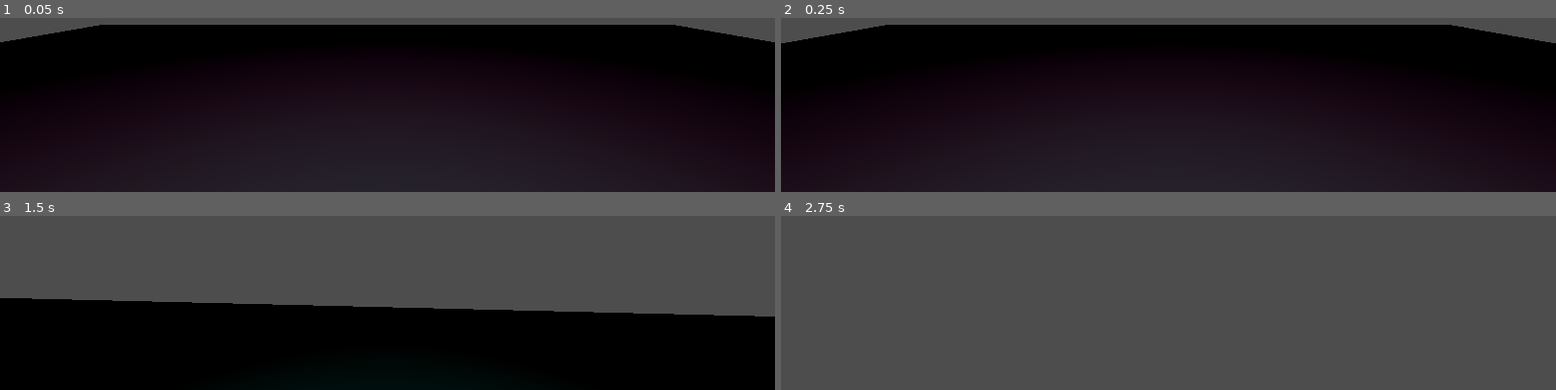
Above: before the commit, frames 1-4 (two rows, left to right).
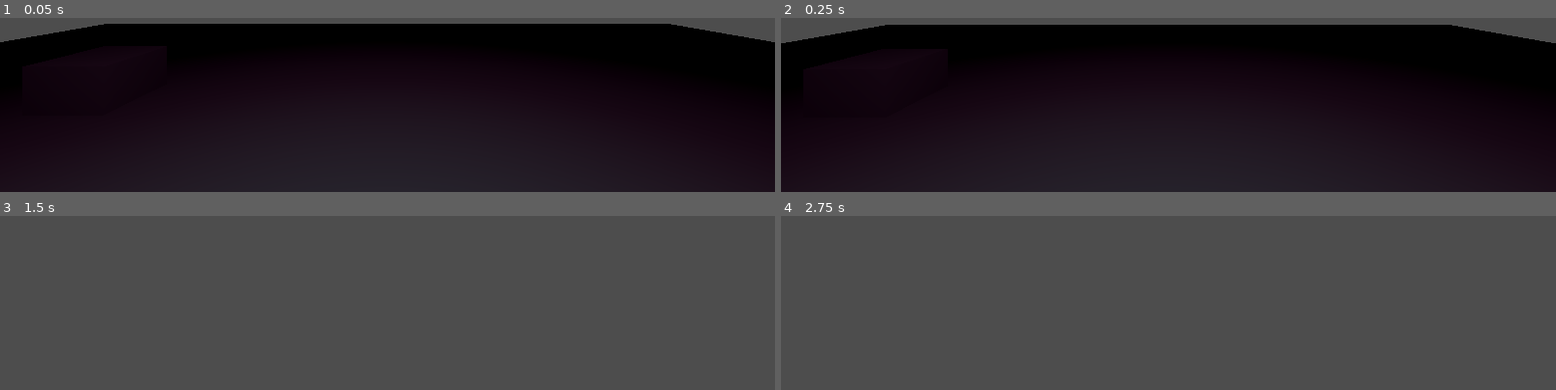
Above: after the commit, the same moments.

Repository: brown121407/Arachnomisia
Game: Godot game, scene res://map_1.tscn
Same seed, same stepped clock (60 frames per second), same inputs: the game is played once before the commit and once after it.
Inputs (mouse positions are in pixels of both pictures, inside the frame that each line leads up to):
- Up to frame 1 (0.05 s): no input
- Up to frame 2 (0.25 s): no input
- Up to frame 3 (1.5 s): move the mouse to (outside the picture) at 0.52 s; hold Shift (sprint, bound only after the commit) 0.53-1.28 s; hold W (move_forward) from 0.53 s (still down); click (outside the picture) at 0.67 s; tap Space (jump) at 0.77, 0.8, 1.07, 1.35 s; move the mouse to (outside the picture) at 1.27 s
- Up to frame 4 (2.75 s): keep holding W (move_forward); tap Space (jump) at 1.52, 1.82, 2.3 s; tap Shift (sprint, bound only after the commit) at 1.55 s; move the mouse to (outside the picture) at 2.02 s; hold Shift (sprint, bound only after the commit) from 2.03 s (still down)

The runs differ from the first frame. In frame 1, 0.4% of the frame differs, in the area x 1-99%, y 3-14%; in frame 2, less than 0.1%; in frame 3, 48%, in the area x 0-100%, y 47-100%; in frame 4, nothing differs.

Commit message:
Add sprinting.

Diff:
--- a/map_1.tscn
+++ b/map_1.tscn
@@ -1,10 +1,15 @@
-[gd_scene load_steps=4 format=3 uid="uid://c6ak6j3ou6doy"]
+[gd_scene load_steps=6 format=3 uid="uid://c6ak6j3ou6doy"]
 
 [ext_resource type="PackedScene" uid="uid://713qjy160bnc" path="res://player.tscn" id="1_a2jjd"]
 
 [sub_resource type="BoxMesh" id="BoxMesh_l86vn"]
 
 [sub_resource type="ConcavePolygonShape3D" id="ConcavePolygonShape3D_7hrqu"]
+data = PackedVector3Array(-0.5, 0.5, 0.5, 0.5, 0.5, 0.5, -0.5, -0.5, 0.5, 0.5, 0.5, 0.5, 0.5, -0.5, 0.5, -0.5, -0.5, 0.5, 0.5, 0.5, -0.5, -0.5, 0.5, -0.5, 0.5, -0.5, -0.5, -0.5, 0.5, -0.5, -0.5, -0.5, -0.5, 0.5, -0.5, -0.5, 0.5, 0.5, 0.5, 0.5, 0.5, -0.5, 0.5, -0.5, 0.5, 0.5, 0.5, -0.5, 0.5, -0.5, -0.5, 0.5, -0.5, 0.5, -0.5, 0.5, -0.5, -0.5, 0.5, 0.5, -0.5, -0.5, -0.5, -0.5, 0.5, 0.5, -0.5, -0.5, 0.5, -0.5, -0.5, -0.5, 0.5, 0.5, 0.5, -0.5, 0.5, 0.5, 0.5, 0.5, -0.5, -0.5, 0.5, 0.5, -0.5, 0.5, -0.5, 0.5, 0.5, -0.5, -0.5, -0.5, 0.5, 0.5, -0.5, 0.5, -0.5, -0.5, -0.5, 0.5, -0.5, 0.5, 0.5, -0.5, -0.5, -0.5, -0.5, -0.5)
+
+[sub_resource type="BoxMesh" id="BoxMesh_ppfgr"]
+
+[sub_resource type="ConcavePolygonShape3D" id="ConcavePolygonShape3D_hhpoc"]
 data = PackedVector3Array(-0.5, 0.5, 0.5, 0.5, 0.5, 0.5, -0.5, -0.5, 0.5, 0.5, 0.5, 0.5, 0.5, -0.5, 0.5, -0.5, -0.5, 0. …(500 unchanged characters)…
 
 [node name="Map1" type="Node3D"]
@@ -25,3 +30,77 @@
 
 [node name="Player" parent="." instance=ExtResource("1_a2jjd")]
 transform = Transform3D(1, 0, 0, 0, 1, 0, 0, 0, 1, 0, 1, 0)
+
+[node name="Obstacles" type="Node3D" parent="."]
+
+[node name="MeshInstance3D" type="MeshInstance3D" parent="Obstacles"]
+transform = Transform3D(1, 0, 0, 0, 0.6, 0, 0, 0, 1, -4, 0.257517, -4)
+mesh = SubResource("BoxMesh_ppfgr")
+
+[node name="StaticBody3D" type="StaticBody3D" parent="Obstacles/MeshInstance3D"]
+
+[node name="CollisionShape3D" type="CollisionShape3D" parent="Obstacles/MeshInstance3D/StaticBody3D"]
+shape = SubResource("ConcavePolygonShape3D_hhpoc")
+
+[node name="MeshInstance3D2" type="MeshInstance3D" parent="Obstacles"]
+transform = Transform3D(1, 0, 0, 0, 0.6, 0, 0, 0, 1, 7, 0.257517, -4)
+mesh = SubResource("BoxMesh_ppfgr")
+
+[node name="StaticBody3D" type="StaticBody3D" parent="Obstacles/MeshInstance3D2"]
+
+[node name="CollisionShape3D" type="CollisionShape3D" parent="Obstacles/MeshInstance3D2/StaticBody3D"]
+shape = SubResource("ConcavePolygonShape3D_hhpoc")
+
+[node name="MeshInstance3D3" type="MeshInstance3D" parent="Obstacles"]
+transform = Transform3D(1, 0, 0, 0, 0.6, 0, 0, 0, 1, 7, 0.257517, 5)
+mesh = SubResource("BoxMesh_ppfgr")
+
+[node name="StaticBody3D" type="StaticBody3D" parent="Obstacles/MeshInstance3D3"]
+
+[node name="CollisionShape3D" type="CollisionShape3D" parent="Obstacles/MeshInstance3D3/StaticBody3D"]
+shape = SubResource("ConcavePolygonShape3D_hhpoc")
+
+[node name="MeshInstance3D4" type="MeshInstance3D" parent="Obstacles"]
+transform = Transform3D(1, 0, 0, 0, 0.6, 0, 0, 0, 1, 1, 0.257517, 5)
+mesh = SubResource("BoxMesh_ppfgr")
+
+[node name="StaticBody3D" type="StaticBody3D" parent="Obstacles/MeshInstance3D4"]
+
+[node name="CollisionShape3D" type="CollisionShape3D" parent="Obstacles/MeshInstance3D4/StaticBody3D"]
+shape = SubResource("ConcavePolygonShape3D_hhpoc")
+
+[node name="MeshInstance3D5" type="MeshInstance3D" parent="Obstacles"]
+transform = Transform3D(1, 0, 0, 0, 0.6, 0, 0, 0, 1, 0, 0.257517, 5)
+mesh = SubResource("BoxMesh_ppfgr")
+
+[node name="StaticBody3D" type="StaticBody3D" parent="Obstacles/MeshInstance3D5"]
+
+[node name="CollisionShape3D" type="CollisionShape3D" parent="Obstacles/MeshInstance3D5/StaticBody3D"]
+shape = SubResource("ConcavePolygonShape3D_hhpoc")
+
+[node name="MeshInstance3D6" type="MeshInstance3D" parent="Obstacles"]
+transform = Transform3D(1, 0, 0, 0, 0.6, 0, 0, 0, 1, 0, 0.857517, 5)
+mesh = SubResource("BoxMesh_ppfgr")
+
+[node name="StaticBody3D" type="StaticBody3D" parent="Obstacles/MeshInstance3D6"]
+
+[node name="CollisionShape3D" type="CollisionShape3D" parent="Obstacles/MeshInstance3D6/StaticBody3D"]
+shape = SubResource("ConcavePolygonShape3D_hhpoc")
+
+[node name="MeshInstance3D7" type="MeshInstance3D" parent="Obstacles"]
+transform = Transform3D(1, 0, 0, 0, 0.6, 0, 0, 0, 1, -1, 0.857517, 5)
+mesh = SubResource("BoxMesh_ppfgr")
+
+[node name="StaticBody3D" type="StaticBody3D" parent="Obstacles/MeshInstance3D7"]
+
+[node name="CollisionShape3D" type="CollisionShape3D" parent="Obstacles/MeshInstance3D7/StaticBody3D"]
+shape = SubResource("ConcavePolygonShape3D_hhpoc")
+
+[node name="MeshInstance3D8" type="MeshInstance3D" parent="Obstacles"]
+transform = Transform3D(1, 0, 0, 0, 0.6, 0, 0, 0, 1, -1, 1.45752, 5)
+mesh = SubResource("BoxMesh_ppfgr")
+
+[node name="StaticBody3D" type="StaticBody3D" parent="Obstacles/MeshInstance3D8"]
+
+[node name="CollisionShape3D" type="CollisionShape3D" parent="Obstacles/MeshInstance3D8/StaticBody3D"]
+shape = SubResource("ConcavePolygonShape3D_hhpoc")
--- a/player.gd
+++ b/player.gd
@@ -1,7 +1,8 @@
 extends CharacterBody3D
 
 
-@export var speed = 5
+@export var default_speed = 5
+@export var sprint_speed = 10
 @export var jump_velocity = 4.5
 @export var mouse_sensitivity = 0.05
 
@@ -10,7 +11,8 @@
 @onready var animation_player = $Head/Camera3D/AnimationPlayer
 
 # Get the gravity from the project settings to be synced with RigidBody nodes.
-var gravity = ProjectSettings.get_setting("physics/3d/default_gravity")
+var gravity = ProjectSettings.get_setting("physics/3d/default_gravity") + 2
+var sprinting = false
 
 
 func _ready():
@@ -18,6 +20,13 @@
 
 
 func _physics_process(delta):
+	var speed = default_speed
+	sprinting = false
+
+	if Input.is_action_pressed('sprint'):
+		speed = sprint_speed
+		sprinting = true
+
 	# Add the gravity.
 	if not is_on_floor():
 		velocity.y -= gravity * delta
@@ -38,7 +47,7 @@
 		velocity.z = move_toward(velocity.z, 0, speed)
 
 	if velocity != Vector3():
-		animation_player.play("Head Bob")
+		animation_player.play("Sprint Head Bob" if sprinting else "Head Bob")
 
 	move_and_slide()
 
--- a/player.tscn
+++ b/player.tscn
@@ -37,14 +37,32 @@
 "values": [Vector3(2.08165e-12, 2.08165e-12, 2.08165e-12)]
 }
 
+[sub_resource type="Animation" id="Animation_5pwpt"]
+resource_name = "Sprint Head Bob"
+length = 0.3
+tracks/0/type = "value"
+tracks/0/imported = false
+tracks/0/enabled = true
+tracks/0/path = NodePath(".:position")
+tracks/0/interp = 1
+tracks/0/loop_wrap = true
+tracks/0/keys = {
+"times": PackedFloat32Array(0, 0.161536, 0.3),
+"transitions": PackedFloat32Array(1, 1, 1),
+"update": 0,
+"values": [Vector3(2.08165e-12, 2.08165e-12, 2.08165e-12), Vector3(2.08165e-12, 0.1, 2.08165e-12), Vector3(2.08165e-12, 2.08165e-12, 2.08165e-12)]
+}
+
 [sub_resource type="AnimationLibrary" id="AnimationLibrary_wv7qf"]
 _data = {
 "Head Bob": SubResource("Animation_5vy4t"),
-"RESET": SubResource("Animation_ejjin")
+"RESET": SubResource("Animation_ejjin"),
+"Sprint Head Bob": SubResource("Animation_5pwpt")
 }
 
 [node name="Player" type="CharacterBody3D"]
 script = ExtResource("1_7y1ax")
+jump_velocity = 4.0
 
 [node name="CollisionShape3D" type="CollisionShape3D" parent="."]
 shape = SubResource("CapsuleShape3D_vsvyq")
--- a/project.godot
+++ b/project.godot
@@ -46,3 +46,8 @@
 "events": [Object(InputEventKey,"resource_local_to_scene":false,"resource_name":"","device":-1,"window_id":0,"alt_pressed":false,"shift_pressed":false,"ctrl_pressed":false,"meta_pressed":false,"pressed":false,"keycode":0,"physical_keycode":32,"key_label":0,"unicode":32,"echo":false,"script":null)
 ]
 }
+sprint={
+"deadzone": 0.5,
+"events": [Object(InputEventKey,"resource_local_to_scene":false,"resource_name":"","device":-1,"window_id":0,"alt_pressed":false,"shift_pressed":false,"ctrl_pressed":false,"meta_pressed":false,"pressed":false,"keycode":0,"physical_keycode":4194325,"key_label":0,"unicode":0,"echo":false,"script":null)
+]
+}
Not shown: 1 places in player.tscn that only renumber resources
